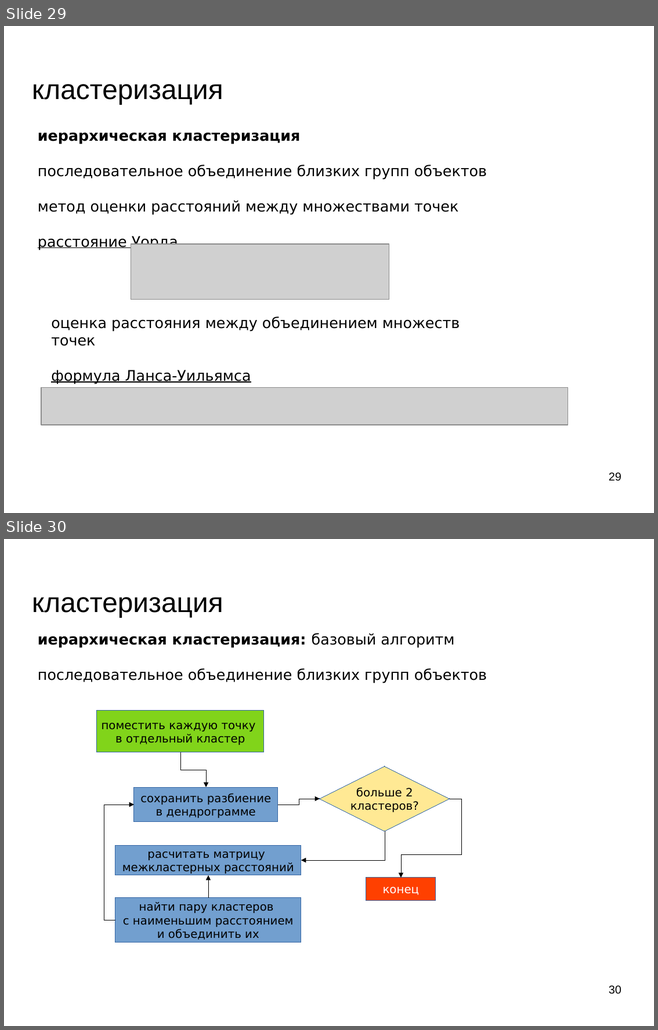
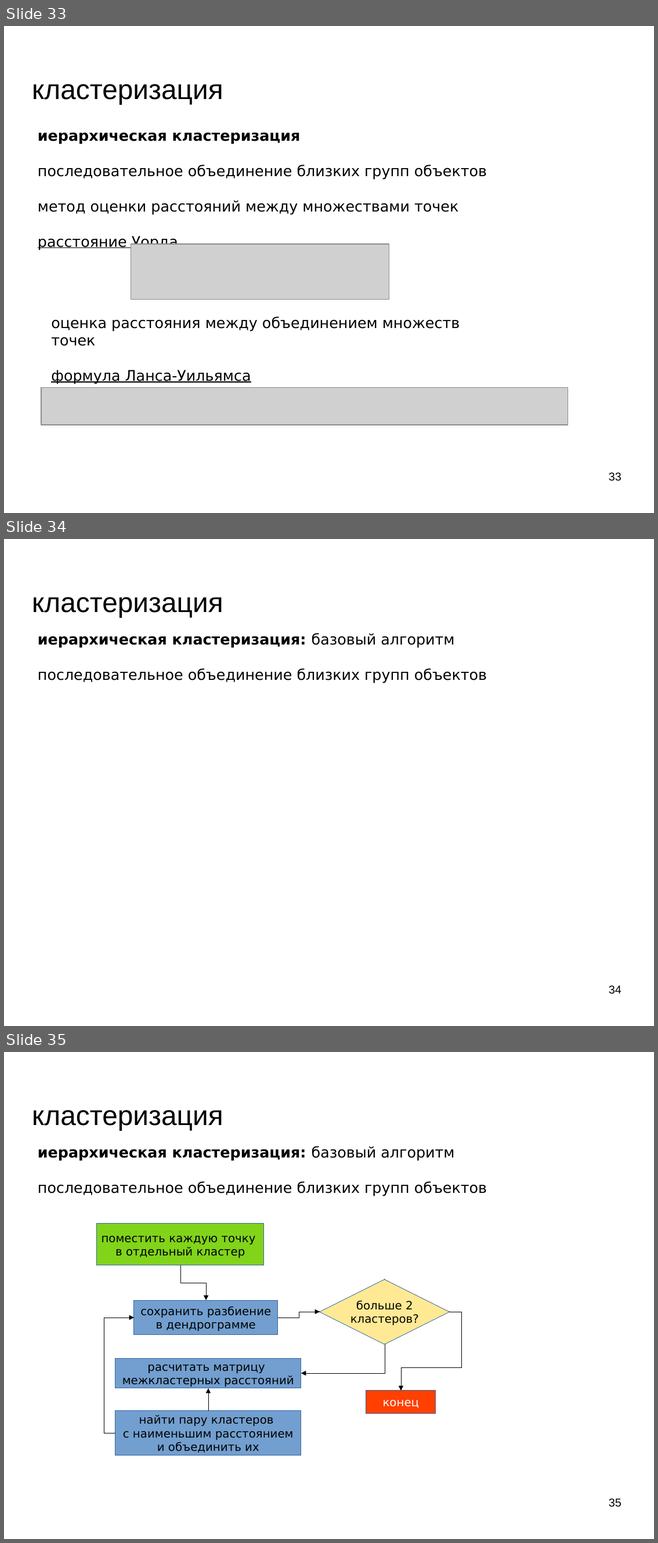
Before and after one commit to mechanoid5/ml_lectorium_legacy, a slide deck: 07-cluster.odp. Shown one above the other, each under a label of ours: slides 29 and 30 before the commit, slides 33, 34 and 35 after it. The pictures are 658x1030 and 658x1543 pixels, drawn with LibreOffice and Linux fonts; fonts in the diff are those of the drawing; grey boxes stand for pictures; background and template pictures are left out. Boxes give left, top, right and bottom in pixels: in the first picture for what was removed or moved away, otherwise in the second. Text is boxed around its words. In the diff, an @@ line names an element or a change of style, - is before the commit and + after.

```diff
--- a/07-cluster.odp
+++ b/07-cluster.odp
@@ slide 34 added at box(4, 539, 654, 1026), background picture (left out) @@
@@ title added at box(32, 597, 223, 617), 33.9 pt, text #000000 @@
+кластеризация
@@ text added at box(38, 633, 487, 683), 18 pt, text #000000 @@
+иерархическая кластеризация: базовый алгоритм
+последовательное объединение близких групп объектов
@@ page number added at box(608, 986, 621, 994), 14 pt, text #000000 @@
+34
@@ what was slide 29 is now slide 33 @@
@@ page number at box(608, 473, 621, 481): text changed @@
-29
+33
@@ what was slide 30 is now slide 35 @@
@@ page number at box(608, 1499, 621, 1507): text changed @@
-30
+35
```
Also in this commit, not shown: 2 slides changed, 4 other slides added, 3 other files.
